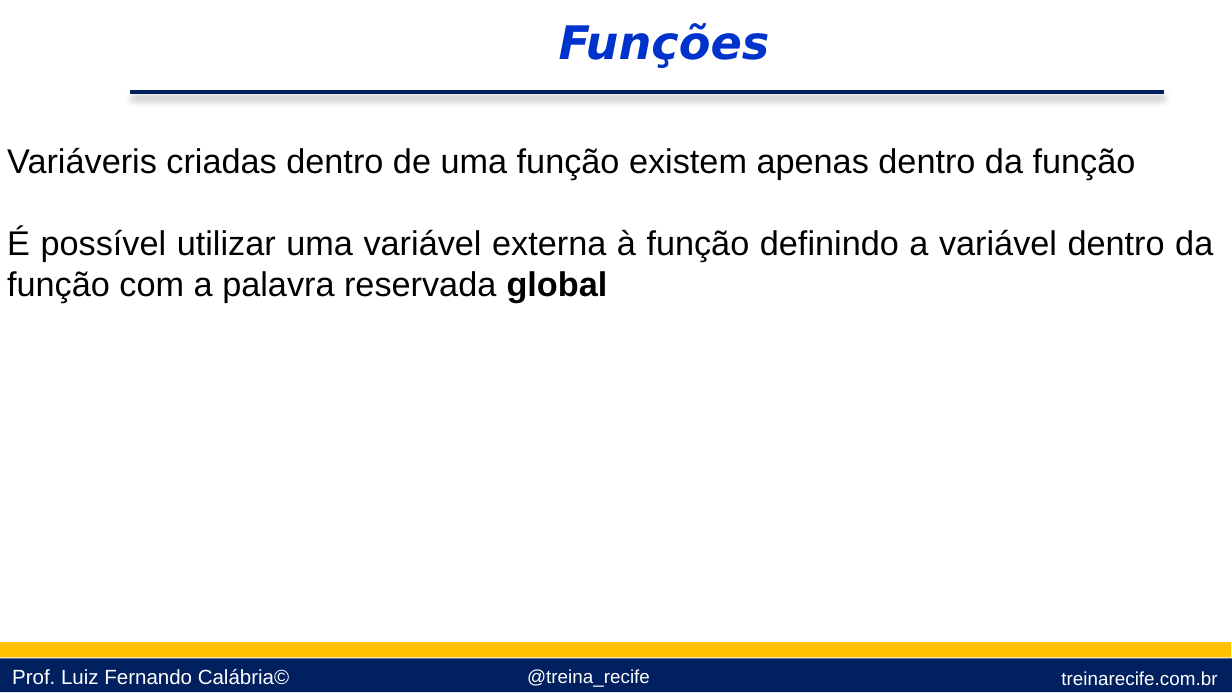
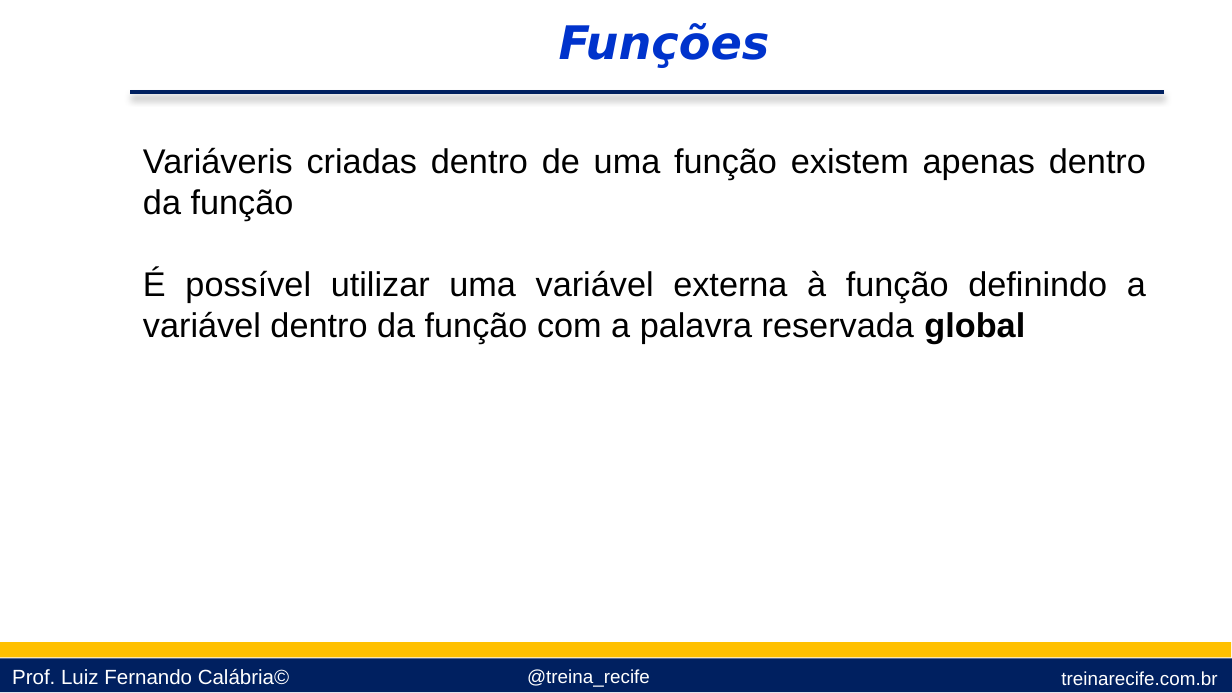
Before and after one commit to lfcalabria/pythonbasico, a slide deck: slide 9 of Apresentações/09 - Funçoes e Pacotes.pptx. Drawn at 1232x693 pixels with LibreOffice and Linux fonts; fonts in the diff are those of the drawing; background and template pictures are left out. Boxes give left, top, right and bottom in pixels: in the first picture for what was removed or moved away, otherwise in the second. Text is boxed around its words. In the diff, an @@ line names an element or a change of style, - is before the commit and + after.

```diff
--- a/Apresentações/09 - Funçoes e Pacotes.pptx
+++ b/Apresentações/09 - Funçoes e Pacotes.pptx
@@ text "Variáveris criadas dentro de uma ..." rewrapped from bbox=[7, 147, 1213, 303] to bbox=[143, 147, 1146, 344] @@
```
Also in this commit, not shown: 9 other slides changed, 1 other file.
